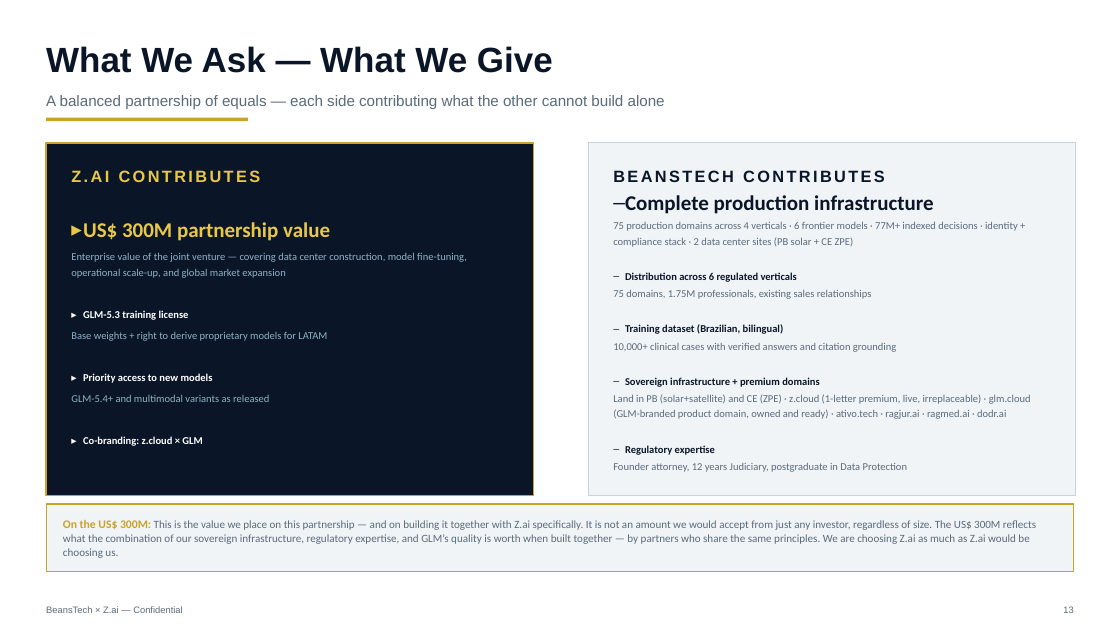
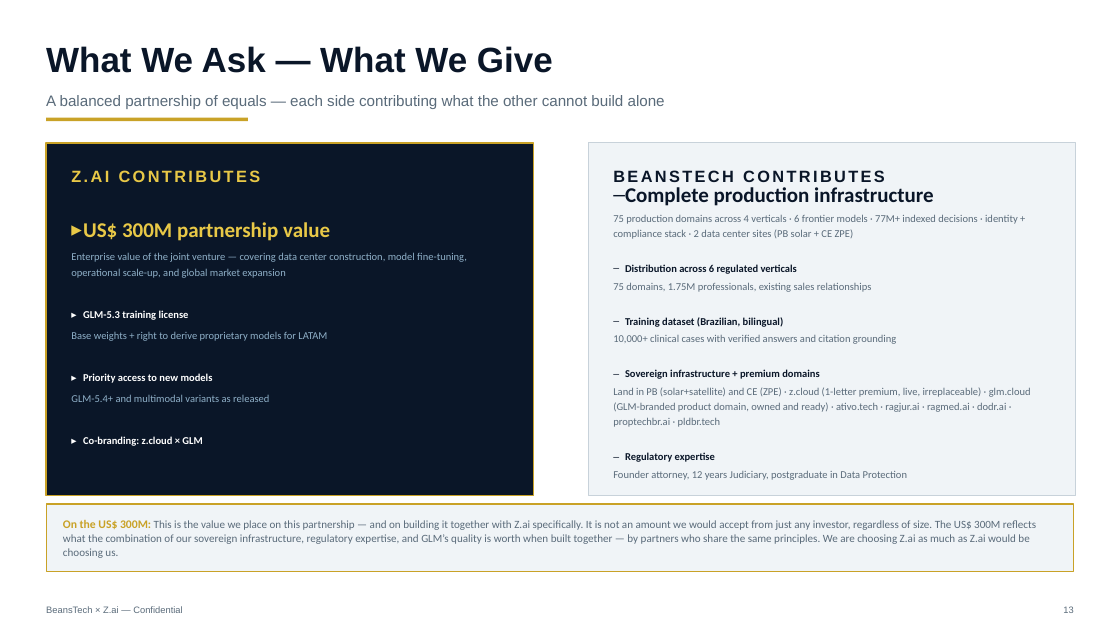
Before and after one commit to beanstechhub/healthtech-infra, a slide deck: slide 13 of apresentacoes/ZCloud-Zai-Parceria-EN.pptx. Drawn at 1120x630 pixels with LibreOffice and Linux fonts; fonts in the diff are those of the drawing. Boxes give left, top, right and bottom in pixels: in the first picture for what was removed or moved away, otherwise in the second. Text is boxed around its words. In the diff, an @@ line names an element or a change of style, - is before the commit and + after.

```diff
--- a/apresentacoes/ZCloud-Zai-Parceria-EN.pptx
+++ b/apresentacoes/ZCloud-Zai-Parceria-EN.pptx
@@ text at [613, 387, 1031, 427]: text changed @@
-Land in PB (solar+satellite) and CE (ZPE) · z.cloud (1-letter premium, live, irreplaceable) · glm.cloud (GLM-branded product domain, owned and ready) · ativo.tech · ragjur.ai · ragmed.ai · dodr.ai
+Land in PB (solar+satellite) and CE (ZPE) · z.cloud (1-letter premium, live, irreplaceable) · glm.cloud (GLM-branded product domain, owned and ready) · ativo.tech · ragjur.ai · ragmed.ai · dodr.ai · proptechbr.ai · pldbr.tech
```
Also in this commit, not shown: 3 other slides changed, 5 other files.
